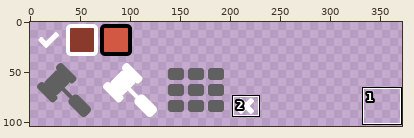
Two versions of one sprite sheet, drack-android/assets/data/game_skin/ui.png. Above, an overview of the earlier version with the close-up marked.
Close-up. Earlier state:
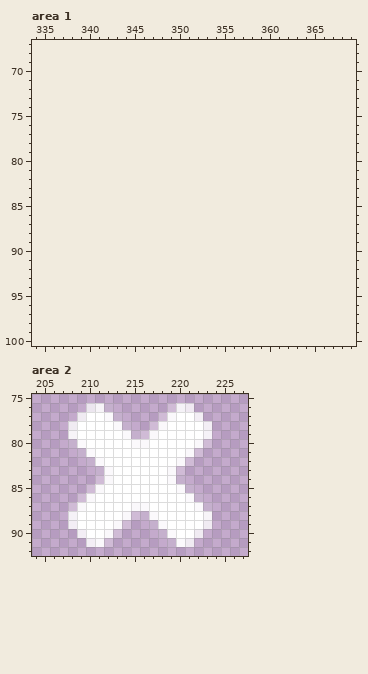
The file is 256x128 pixels. Pixels under 10% opacity are left out. Colours within 5 levels of each other are drawn and written as one. Shown: area 1: x 334..369, y 67..100; area 2: x 204..227, y 75..92. The old version is drawn lined up with the new one, on the new canvas. The wide view leaves out empty margins. The commit also changed other parts of the picture, which this record leaves out.
The result:
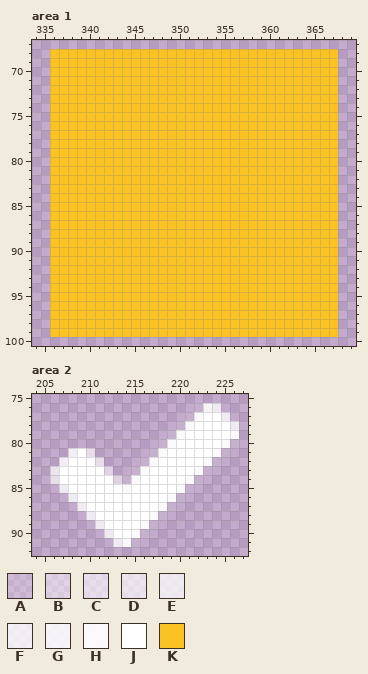
Palette (. is transparent): A #ffffff33  B #ffffff77  C #ffffff99  D #ffffffaa  E #ffffffbe  F #ffffffcc  G #ffffffdd  H #ffffffee  J #ffffff  K #fac223
Change:
canvas 256x128 -> 512x128
Changed rows in their new state; - is an unchanged pixel.
Area 1:
first column x 336:
 68 KKKKKKKKKKKKKKKKKKKKKKKKKKKKKKKK
 69 KKKKKKKKKKKKKKKKKKKKKKKKKKKKKKKK
 70 KKKKKKKKKKKKKKKKKKKKKKKKKKKKKKKK
 71 KKKKKKKKKKKKKKKKKKKKKKKKKKKKKKKK
 72 KKKKKKKKKKKKKKKKKKKKKKKKKKKKKKKK
 73 KKKKKKKKKKKKKKKKKKKKKKKKKKKKKKKK
 74 KKKKKKKKKKKKKKKKKKKKKKKKKKKKKKKK
 75 KKKKKKKKKKKKKKKKKKKKKKKKKKKKKKKK
 76 KKKKKKKKKKKKKKKKKKKKKKKKKKKKKKKK
 77 KKKKKKKKKKKKKKKKKKKKKKKKKKKKKKKK
 78 KKKKKKKKKKKKKKKKKKKKKKKKKKKKKKKK
 79 KKKKKKKKKKKKKKKKKKKKKKKKKKKKKKKK
 80 KKKKKKKKKKKKKKKKKKKKKKKKKKKKKKKK
 81 KKKKKKKKKKKKKKKKKKKKKKKKKKKKKKKK
 82 KKKKKKKKKKKKKKKKKKKKKKKKKKKKKKKK
 83 KKKKKKKKKKKKKKKKKKKKKKKKKKKKKKKK
 84 KKKKKKKKKKKKKKKKKKKKKKKKKKKKKKKK
 85 KKKKKKKKKKKKKKKKKKKKKKKKKKKKKKKK
 86 KKKKKKKKKKKKKKKKKKKKKKKKKKKKKKKK
 87 KKKKKKKKKKKKKKKKKKKKKKKKKKKKKKKK
 88 KKKKKKKKKKKKKKKKKKKKKKKKKKKKKKKK
 89 KKKKKKKKKKKKKKKKKKKKKKKKKKKKKKKK
 90 KKKKKKKKKKKKKKKKKKKKKKKKKKKKKKKK
 91 KKKKKKKKKKKKKKKKKKKKKKKKKKKKKKKK
 92 KKKKKKKKKKKKKKKKKKKKKKKKKKKKKKKK
 93 KKKKKKKKKKKKKKKKKKKKKKKKKKKKKKKK
 94 KKKKKKKKKKKKKKKKKKKKKKKKKKKKKKKK
 95 KKKKKKKKKKKKKKKKKKKKKKKKKKKKKKKK
 96 KKKKKKKKKKKKKKKKKKKKKKKKKKKKKKKK
 97 KKKKKKKKKKKKKKKKKKKKKKKKKKKKKKKK
 98 KKKKKKKKKKKKKKKKKKKKKKKKKKKKKKKK
 99 KKKKKKKKKKKKKKKKKKKKKKKKKKKKKKKK
Area 2:
first column x 206:
76 ----...------...AGF--
77 ---.....----...AHJJF-
78 --.......--...AH-JJJF
79 --...........AH--JJJH
80 --..........AH--JJJHA
81 --FJC......AH--JJJHA-
82 -FJJJC....AH--JJJHA--
83 DJJJJJB..AH--JJJHA---
84 DJJJJJJBAH---JJHA----
85 -FJJJJ--H------------
86 --FJJ--------HA..----
87 --.F-----JJ-HA....---
88 --..F---JJJ-A.....---
89 --...F-JJJH-......---
90 ---...FJJHA-.....----
91 ----...FHA---...-----
Changed places in both close-ups, as pixel boxes (x1, y1, x2, y2):
added: (50, 49, 338, 337)
changed: (50, 403, 239, 547)
